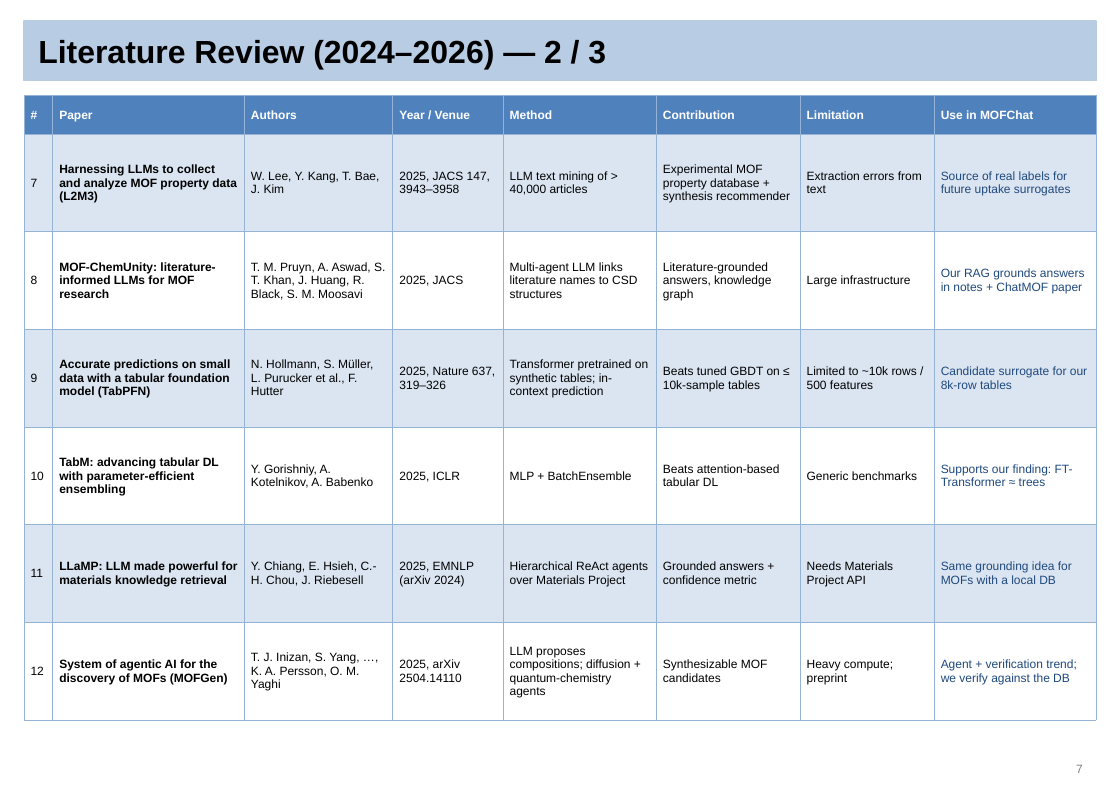
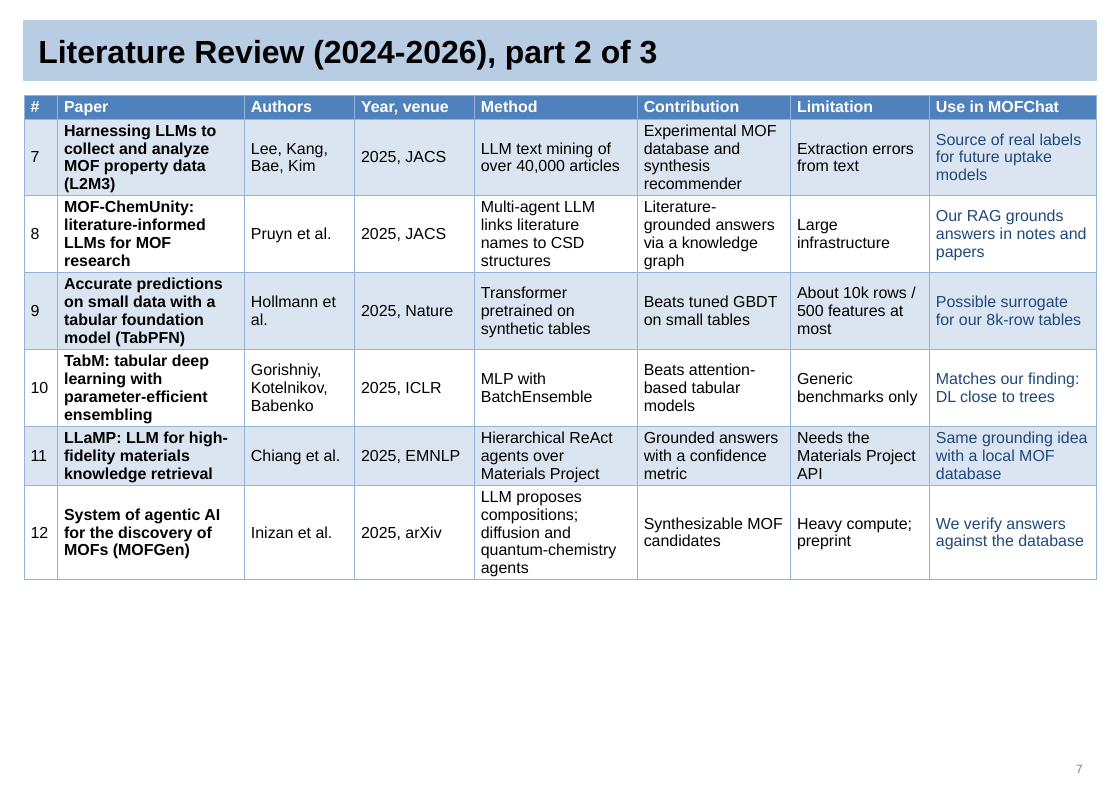
Before and after one commit to Sai-Mohith24/MOFChat-AI-Driven-Material-Recommendation-, a slide deck: slide 7 of reviews/final_review/MOFChat_Final_Review.pptx. Drawn at 1120x792 pixels with LibreOffice and Linux fonts; fonts in the diff are those of the drawing. Boxes give left, top, right and bottom in pixels: in the first picture for what was removed or moved away, otherwise in the second. Text is boxed around its words. In the diff, an @@ line names an element or a change of style, - is before the commit and + after.

```diff
--- a/reviews/final_review/MOFChat_Final_Review.pptx
+++ b/reviews/final_review/MOFChat_Final_Review.pptx
@@ title at (38, 40, 658, 70): text changed @@
-Literature Review (2024–2026) — 2 / 3
+Literature Review (2024-2026), part 2 of 3
@@ table at (24, 96, 1096, 581) @@
-row 1, column 4: Year / Venue
+row 1, column 4: Year, venue
-row 2: 7 | Harnessing LLMs to collect and analyze MOF property data (L2M3) | W. Lee, Y. Kang, T. Bae, J. Kim | 2025, JACS 147, 3943–3958 | LLM text mining of > 40,000 articles | Experimental MOF property database + synthesis recommender | Extraction errors from text | Source of real labels for future uptake surrogates
+row 2: 7 | Harnessing LLMs to collect and analyze MOF property data (L2M3) | Lee, Kang, Bae, Kim | 2025, JACS | LLM text mining of over 40,000 articles | Experimental MOF database and synthesis recommender | Extraction errors from text | Source of real labels for future uptake models
-row 3: 8 | MOF-ChemUnity: literature-informed LLMs for MOF research | T. M. Pruyn, A. Aswad, S. T. Khan, J. Huang, R. Black, S. M. Moosavi | 2025, JACS | Multi-agent LLM links literature names to CSD structures | Literature-grounded answers, knowledge graph | Large infrastructure | Our RAG grounds answers in notes + ChatMOF paper
+row 3: 8 | MOF-ChemUnity: literature-informed LLMs for MOF research | Pruyn et al. | 2025, JACS | Multi-agent LLM links literature names to CSD structures | Literature-grounded answers via a knowledge graph | Large infrastructure | Our RAG grounds answers in notes and papers
-row 4: 9 | Accurate predictions on small data with a tabular foundation model (TabPFN) | N. Hollmann, S. Müller, L. Purucker et al., F. Hutter | 2025, Nature 637, 319–326 | Transformer pretrained on synthetic tables; in-context prediction | Beats tuned GBDT on ≤ 10k-sample tables | Limited to ~10k rows / 500 features | Candidate surrogate for our 8k-row tables
+row 4: 9 | Accurate predictions on small data with a tabular foundation model (TabPFN) | Hollmann et al. | 2025, Nature | Transformer pretrained on synthetic tables | Beats tuned GBDT on small tables | About 10k rows / 500 features at most | Possible surrogate for our 8k-row tables
-row 5: 10 | TabM: advancing tabular DL with parameter-efficient ensembling | Y. Gorishniy, A. Kotelnikov, A. Babenko | 2025, ICLR | MLP + BatchEnsemble | Beats attention-based tabular DL | Generic benchmarks | Supports our finding: FT-Transformer ≈ trees
+row 5: 10 | TabM: tabular deep learning with parameter-efficient ensembling | Gorishniy, Kotelnikov, Babenko | 2025, ICLR | MLP with BatchEnsemble | Beats attention-based tabular models | Generic benchmarks only | Matches our finding: DL close to trees
-row 6: 11 | LLaMP: LLM made powerful for materials knowledge retrieval | Y. Chiang, E. Hsieh, C.-H. Chou, J. Riebesell | 2025, EMNLP (arXiv 2024) | Hierarchical ReAct agents over Materials Project | Grounded answers + confidence metric | Needs Materials Project API | Same grounding idea for MOFs with a local DB
+row 6: 11 | LLaMP: LLM for high-fidelity materials knowledge retrieval | Chiang et al. | 2025, EMNLP | Hierarchical ReAct agents over Materials Project | Grounded answers with a confidence metric | Needs the Materials Project API | Same grounding idea with a local MOF database
-row 7: 12 | System of agentic AI for the discovery of MOFs (MOFGen) | T. J. Inizan, S. Yang, …, K. A. Persson, O. M. Yaghi | 2025, arXiv 2504.14110 | LLM proposes compositions; diffusion + quantum-chemistry agents | Synthesizable MOF candidates | Heavy compute; preprint | Agent + verification trend; we verify against the DB
+row 7: 12 | System of agentic AI for the discovery of MOFs (MOFGen) | Inizan et al. | 2025, arXiv | LLM proposes compositions; diffusion and quantum-chemistry agents | Synthesizable MOF candidates | Heavy compute; preprint | We verify answers against the database
@@ size 9 to 12 pt in "#", "Paper", "Authors", "Method" and 21 more places @@
```
Also in this commit, not shown: 33 other slides changed, 2 slides added, 1 slide removed, 3 other files.
